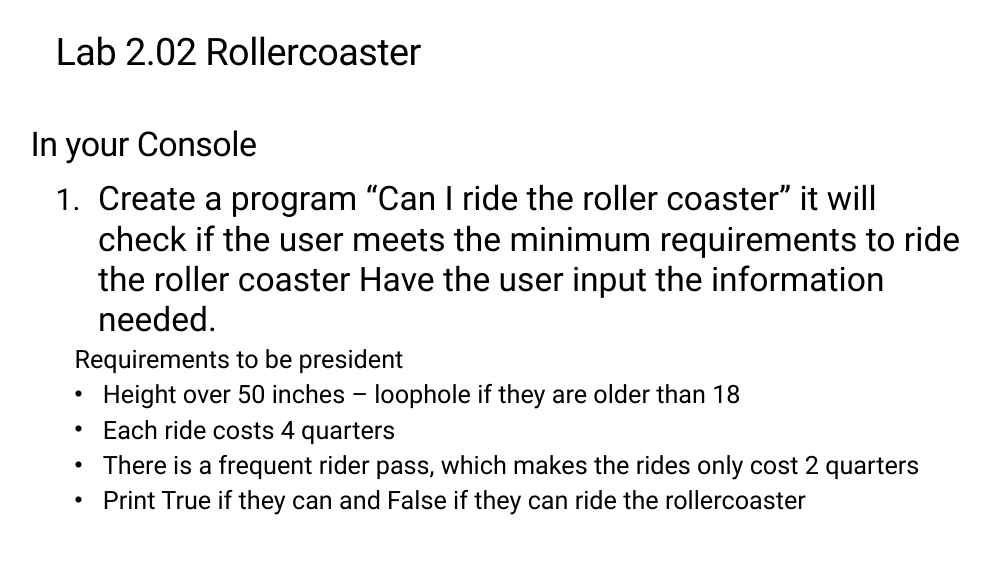
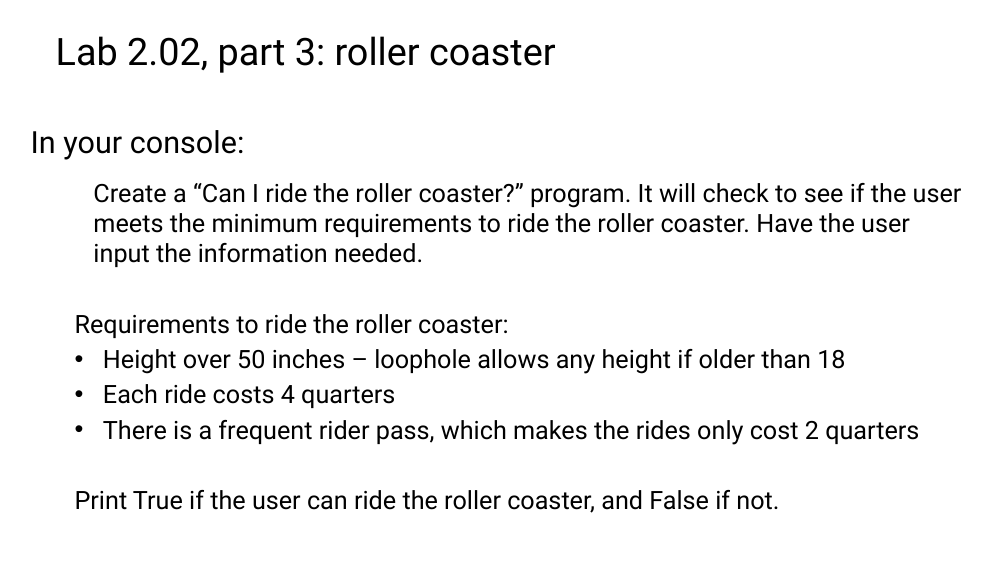
Before and after one commit to TEALSK12/2nd-semester-introduction-to-computer-science, a slide deck: slide 12 of docs/units/2_unit/slidedecks/Intro Python 2.02 TEALS.pptx. Drawn at 1008x567 pixels with LibreOffice and Linux fonts; fonts in the diff are those of the drawing; background and template pictures are left out. Boxes give left, top, right and bottom in pixels: in the first picture for what was removed or moved away, otherwise in the second. Text is boxed around its words. In the diff, an @@ line names an element or a change of style, - is before the commit and + after.

```diff
--- a/docs/units/2_unit/slidedecks/Intro Python 2.02 TEALS.pptx
+++ b/docs/units/2_unit/slidedecks/Intro Python 2.02 TEALS.pptx
@@ text at (56, 36, 556, 73): text changed @@
-Lab 2.02 Rollercoaster
+Lab 2.02, part 3: roller coaster
@@ title at (31, 130, 245, 160): text changed; size 32.4 to 29.2 pt @@
-In your Console
+In your console:
@@ text at (75, 183, 962, 374): text changed; size 32 to 24 pt @@
-1. Create a program “Can I ride the roller coaster” it will check if the user meets the minimum requirements to ride the roller coaster Have the user input the information needed.
-  Requirements to be president
-  • Height over 50 inches – loophole if they are older than 18
+  Create a “Can I ride the roller coaster?” program. It will check to see if the user meets the minimum requirements to ride the roller coaster. Have the user input the information needed.
+  Requirements to ride the roller coaster:
+  • Height over 50 inches – loophole allows any height if older than 18
@@ text at (75, 490, 779, 513): text changed @@
-  • Print True if they can and False if they can ride the rollercoaster
+  Print True if the user can ride the roller coaster, and False if not.
```
Also in this commit, not shown: 13 other slides changed, 58 other files.
